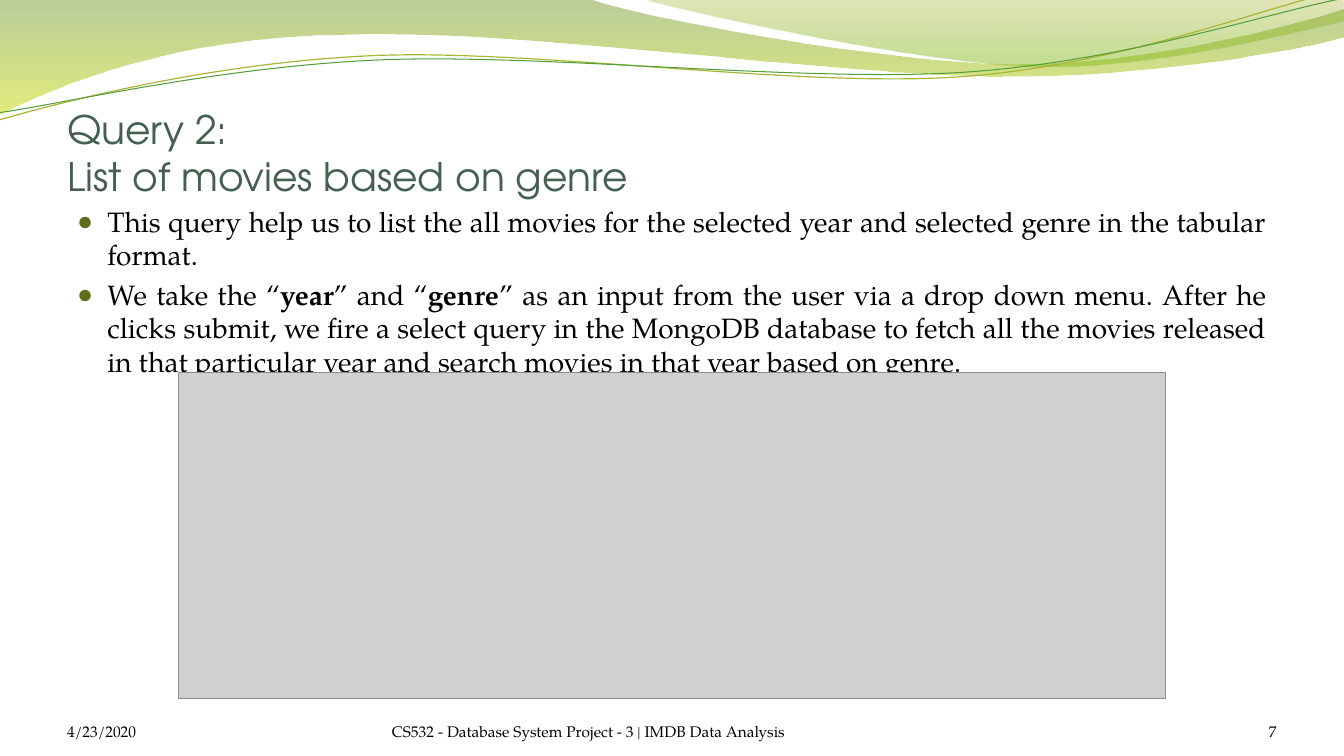
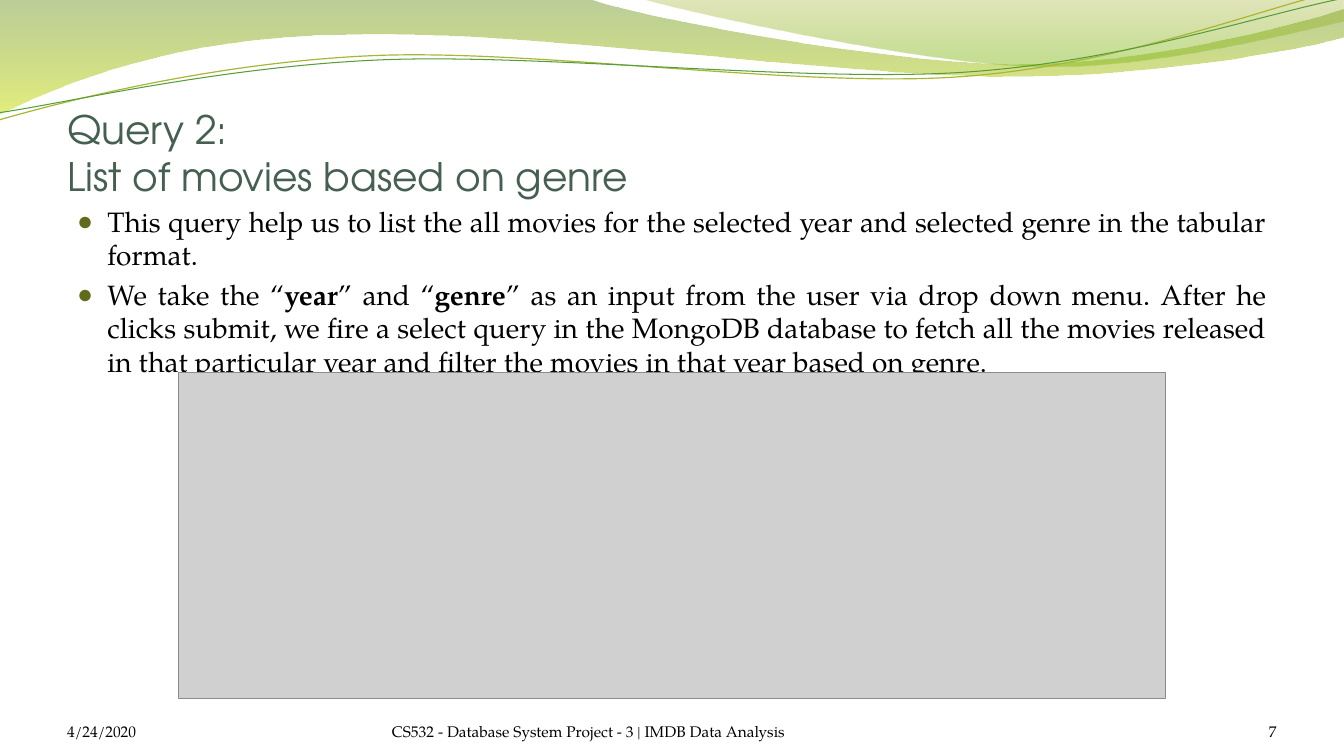
Before and after one commit to satrio-yudhoatmojo/CS532-Database-Systems-Spring-2020, a slide deck: slide 7 of Project-03/docs/saraf-yudhoatmojo_Presentation.pptx. Drawn at 1344x756 pixels with LibreOffice and Linux fonts; fonts in the diff are those of the drawing; grey boxes stand for pictures; background and template pictures are left out. Boxes give left, top, right and bottom in pixels: in the first picture for what was removed or moved away, otherwise in the second. Text is boxed around its words. In the diff, an @@ line names an element or a change of style, - is before the commit and + after.

```diff
--- a/Project-03/docs/saraf-yudhoatmojo_Presentation.pptx
+++ b/Project-03/docs/saraf-yudhoatmojo_Presentation.pptx
@@ text at [107, 284, 1266, 383]: text changed @@
-● We take the “year” and “genre” as an input from the user via a drop down menu. After he clicks submit, we fire a select query in the MongoDB database to fetch all the movies released in that particular year and search movies in that year based on genre.
+● We take the “year” and “genre” as an input from the user via drop down menu. After he clicks submit, we fire a select query in the MongoDB database to fetch all the movies released in that particular year and filter the movies in that year based on genre.
@@ text at [67, 726, 136, 740]: text changed @@
-4/23/2020
+4/24/2020
```
Also in this commit, not shown: 13 other slides changed, 1 slide added.
